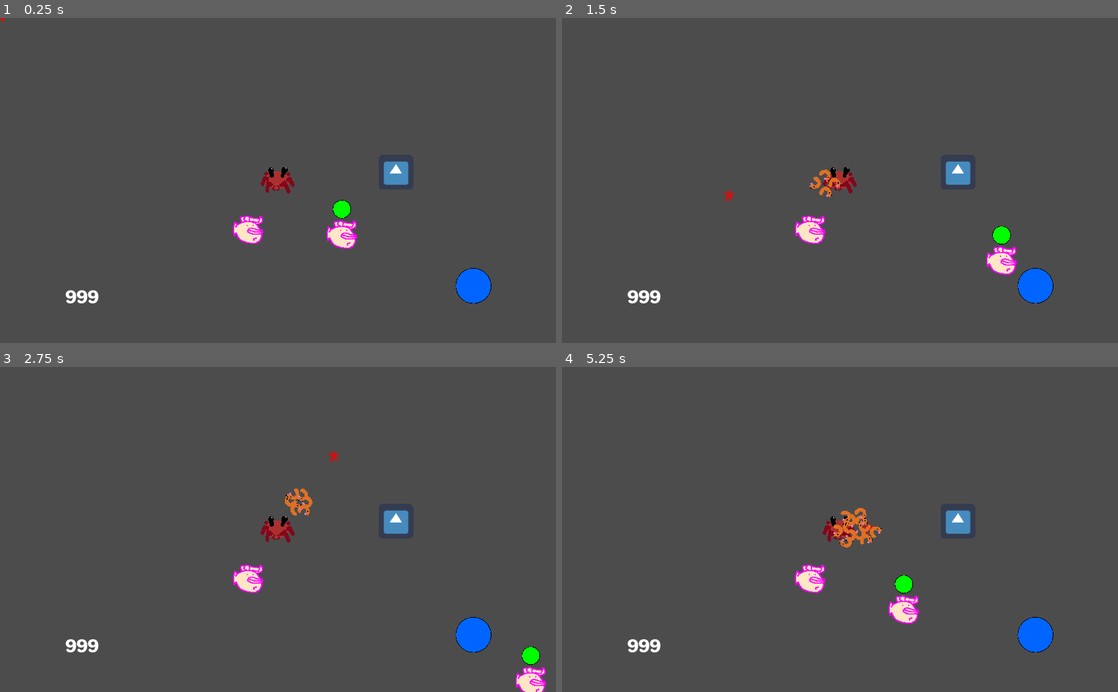
Above: before the commit, frames 1-4 (two rows, left to right).
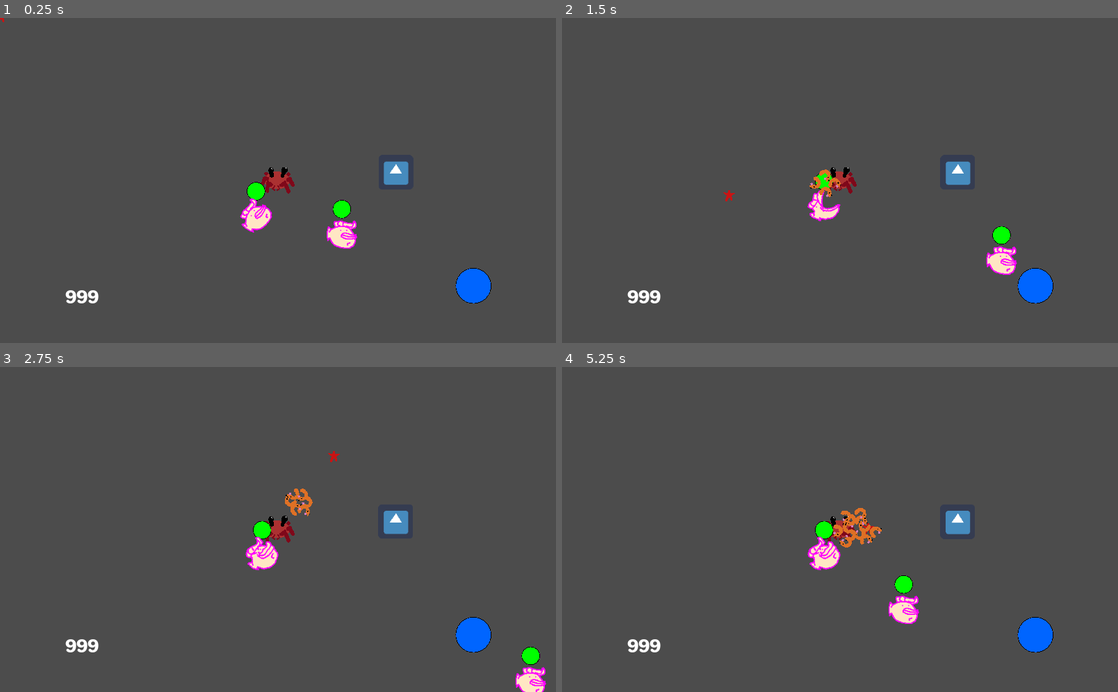
Above: after the commit, the same moments.

Repository: LightBoat9/GGJ2019
Game: Godot game, scene res://Levels/LevelTest.tscn
Two runs of this game, one before a commit and one after it. Both use one fixed random seed, a clock stepped at 60 frames per second and the inputs below. The engine's default icon, where the game draws it, is replaced by a stand-in: a white triangle on a blue panel in a dark square.
Inputs (mouse positions are in pixels of both pictures, inside the frame that each line leads up to):
- Up to frame 1 (0.25 s): no input
- Up to frame 2 (1.5 s): tap Enter (ui_accept) at 0.5, 0.77 s; move the mouse to (962, 164) at 0.52 s; hold Right (ui_right) 0.53-1.28 s; click (962, 164) at 0.67 s; move the mouse to (728, 196) at 1.27 s; hold Down (ui_down) from 1.28 s (still down)
- Up to frame 3 (2.75 s): tap Enter (ui_accept) at 1.52 s; move the mouse to (333, 458) at 2.02 s; release Down (ui_down) at 2.03 s; hold Right (ui_right) from 2.03 s (still down)
- Up to frame 4 (5.25 s): move the mouse to (812, 594) at 2.77 s; release Right (ui_right) at 2.78 s; hold Up (ui_up) 2.78-3.53 s; click (812, 594) at 2.92 s; tap Enter (ui_accept) at 3.02, 3.77, 4.52 s; move the mouse to (1006, 578) at 3.52 s; hold Left (ui_left) 3.53-5.03 s; move the mouse to (673, 480) at 4.27 s; move the mouse to (867, 529) at 5.02 s; hold Down (ui_down) from 5.03 s (still down); click (867, 529) at 5.17 s

The runs differ from the first frame. In frame 1, 0.7% of the frame differs, in the area x 41-49%, y 50-70%; in frame 2, 0.7%; in frame 3, 1.0%; in frame 4, 1.1%, in the area x 41-74%, y 44-80%.
Error before the commit: Parse Error: Indented block expected after declaration of "_pursuing_check" function. (res://Actors/Enemies/goby/goby.gd:36)

Commit message:
Cool Goby

Diff:
--- a/Actors/Enemies/baseEnemy.gd
+++ b/Actors/Enemies/baseEnemy.gd
@@ -53,7 +53,10 @@
 		update()
 
 		if (health == 0):
-			_updateGraphics()
+			_die()
+
+func _die():
+	mySprite.texture = tex_dead
 
 #deletes dead enemy and returns number of shrimp to spawn
 func _consume():
--- a/Actors/Enemies/goby/Goby.tscn
+++ b/Actors/Enemies/goby/Goby.tscn
@@ -1,8 +1,50 @@
-[gd_scene load_steps=3 format=2]
+[gd_scene load_steps=4 format=2]
 
 [ext_resource path="res://Actors/Enemies/baseEnemy.tscn" type="PackedScene" id=1]
 [ext_resource path="res://Actors/Enemies/goby/goby.gd" type="Script" id=2]
 
-[node name="Goby" instance=ExtResource( 1 )]
+[sub_resource type="CircleShape2D" id=1]
+
+custom_solver_bias = 0.0
+radius = 10.0
+
+[node name="Goby" index="0" instance=ExtResource( 1 )]
 
 script = ExtResource( 2 )
+_sections_unfolded = [ "Collision", "Transform" ]
+
+[node name="anticipationTimer" type="Timer" parent="." index="2"]
+
+process_mode = 1
+wait_time = 0.4
+one_shot = true
+autostart = false
+
+[node name="lungeTimer" type="Timer" parent="." index="3"]
+
+process_mode = 1
+wait_time = 0.4
+one_shot = true
+autostart = false
+
+[node name="Area2D" type="Area2D" parent="." index="4"]
+
+input_pickable = true
+gravity_vec = Vector2( 0, 1 )
+gravity = 98.0
+linear_damp = 0.1
+angular_damp = 1.0
+audio_bus_override = false
+audio_bus_name = "Master"
+
+[node name="CollisionShape2D" type="CollisionShape2D" parent="Area2D" index="0"]
+
+modulate = Color( 0.81427, 0.851563, 0.169647, 1 )
+position = Vector2( 24.8191, -0.381226 )
+scale = Vector2( 1, 1.63576 )
+shape = SubResource( 1 )
+_sections_unfolded = [ "Visibility" ]
+
+[connection signal="timeout" from="anticipationTimer" to="." method="_lunge"]
+
+[connection signal="timeout" from="lungeTimer" to="." method="_lungeStop"]
--- a/Actors/Enemies/goby/goby.gd
+++ b/Actors/Enemies/goby/goby.gd
@@ -8,21 +8,36 @@
 
 var velocity = Vector2()
 var target = null
-var sightLimit_enter = 64
-var sightLimit_exit = 96
+var sightLimit_enter = 160
+var sightLimit_exit = 192
+
+var lungeLimit_enter = 80
+
+var pursuitSpeed = 2
+var lungeSpeed = 6
+
+onready var anticipationTimer = $anticipationTimer
+onready var lungeTimer = $lungeTimer
+onready var sprite = $Sprite
+
+onready var tex_default = load("res://Actors/Enemies/debugEnemy.png")
+onready var tex_anticipation = load("res://Actors/Enemies/debugEnemy_anticipation.png")
+onready var tex_lunge = load("res://Actors/Enemies/debugEnemy_lunge.png")
 
 func _ready():
 	state = States.DEFAULT
-	print("ready")
-	_default_check()
 
-func _process():
-	if (state == States.DEFAULT):
-		_default_check()
-	elif (state == States.PURSUING):
-		pass
+func _physics_process(delta):
+	if (health>0):
+		if (state == States.DEFAULT):
+			_default_check()
+		elif (state == States.PURSUING):
+			if !_pursuing_check():
+				_pursuit()
+		elif (state == States.ANTICIPATING):
+			_anticipate()
 
-	pass
+		move_and_slide(velocity/delta)
 
 func _default_check():
 	for node in get_tree().get_nodes_in_group("Players"):
@@ -31,6 +46,53 @@
 		if (dist<=sightLimit_enter):
 			state = States.PURSUING
 			target = node
+			print("Targeting "+str(node))
 			break
 
 func _pursuing_check():
+	var dist = global_position.distance_to(target.global_position)
+
+	if (dist>sightLimit_exit):
+		state = States.DEFAULT
+		target = null
+		velocity = Vector2()
+		return true
+	elif (dist<=lungeLimit_enter):
+		velocity = Vector2()
+		state = States.ANTICIPATING
+		sprite.texture = tex_anticipation
+		anticipationTimer.start()
+		return true
+
+	return false
+
+func _pursuit():
+	var dir = (target.global_position-global_position).normalized()
+	_set_image_angle(dir)
+	velocity = dir * pursuitSpeed
+
+func _lunge():
+	var dir = (target.global_position-global_position).normalized()
+	_set_image_angle(dir)
+	velocity = dir * lungeSpeed
+	state = States.LUNGING
+	sprite.texture = tex_lunge
+	lungeTimer.start()
+
+func _anticipate():
+	var dir = (target.global_position-global_position).normalized()
+	_set_image_angle(dir)
+
+func _lungeStop():
+	velocity = Vector2()
+	state = States.PURSUING
+	sprite.texture = tex_default
+
+func _set_image_angle(var dir):
+	var angle = rad2deg(dir.angle())
+
+	sprite.rotation_degrees = angle
+	if (angle>90 || angle <=-90):
+		sprite.flip_v = true
+	else:
+		sprite.flip_v = false
Binary file added: Actors/Enemies/debugEnemy_anticipation.png
Not shown, added: Actors/Enemies/debugEnemy_anticipation.png.import
Binary file added: Actors/Enemies/debugEnemy_lunge.png
Not shown, added: Actors/Enemies/debugEnemy_lunge.png.import
